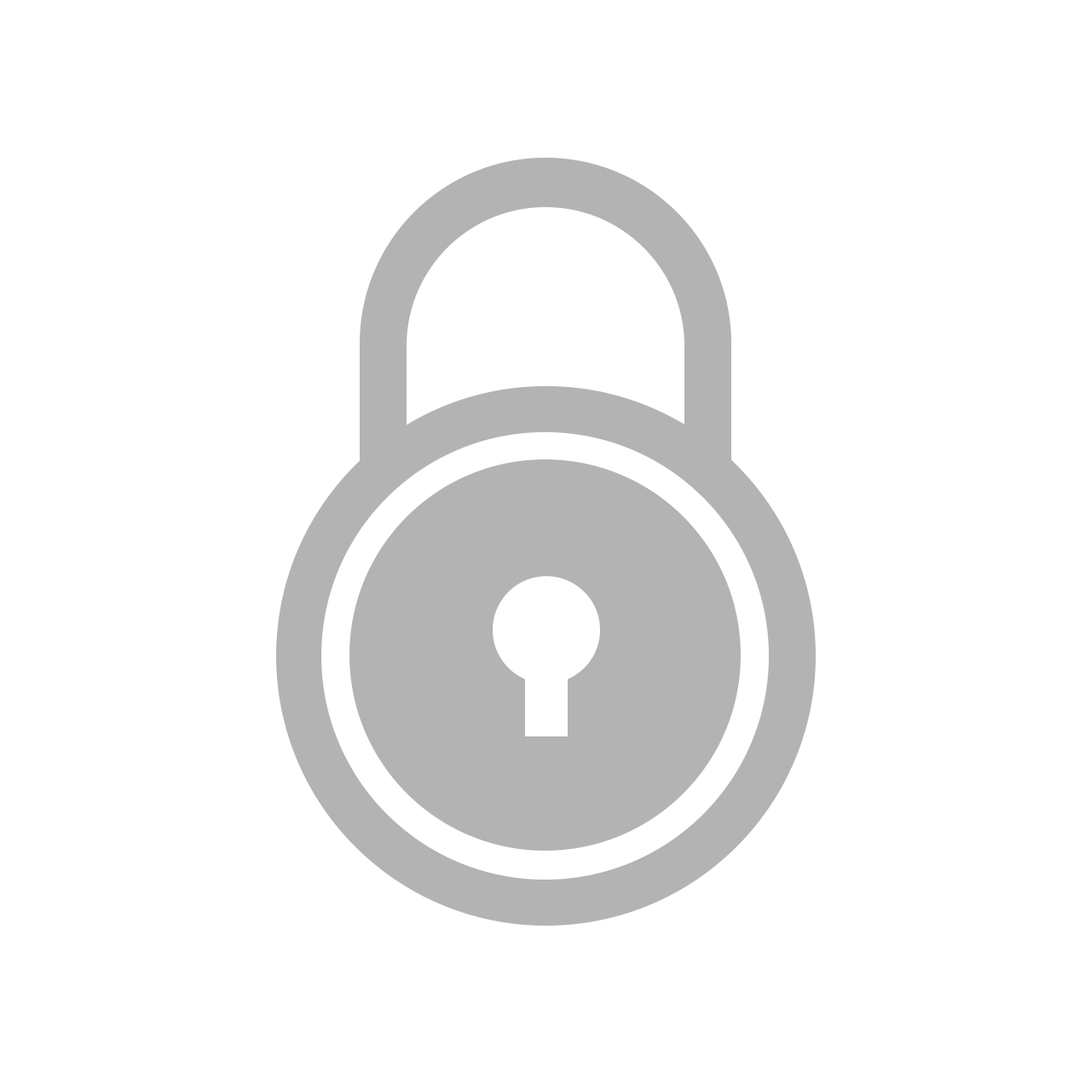
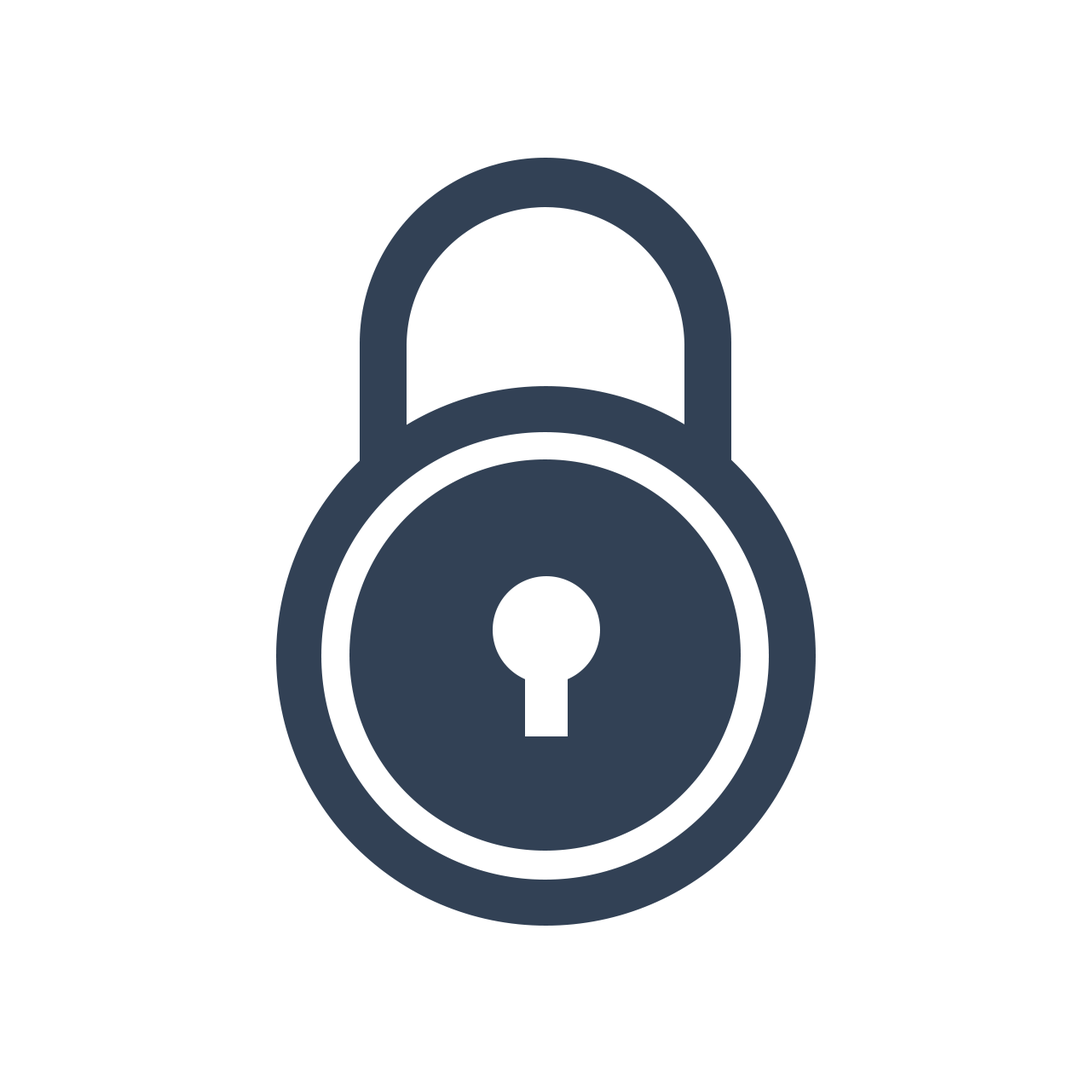
Layer changes from the first 1091 x 1091 image to the second:
showed "图层 7" over [276, 157, 817, 927]
